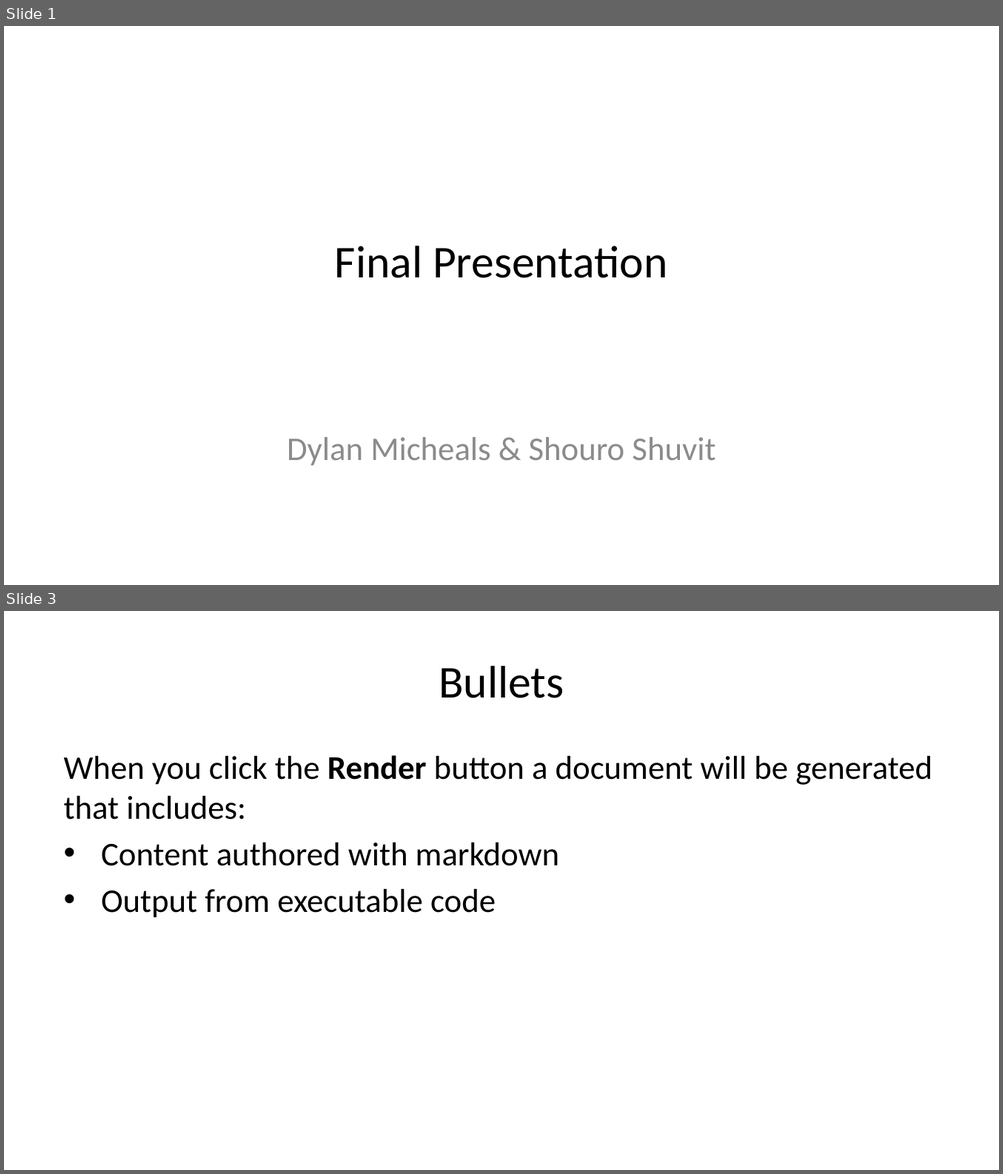
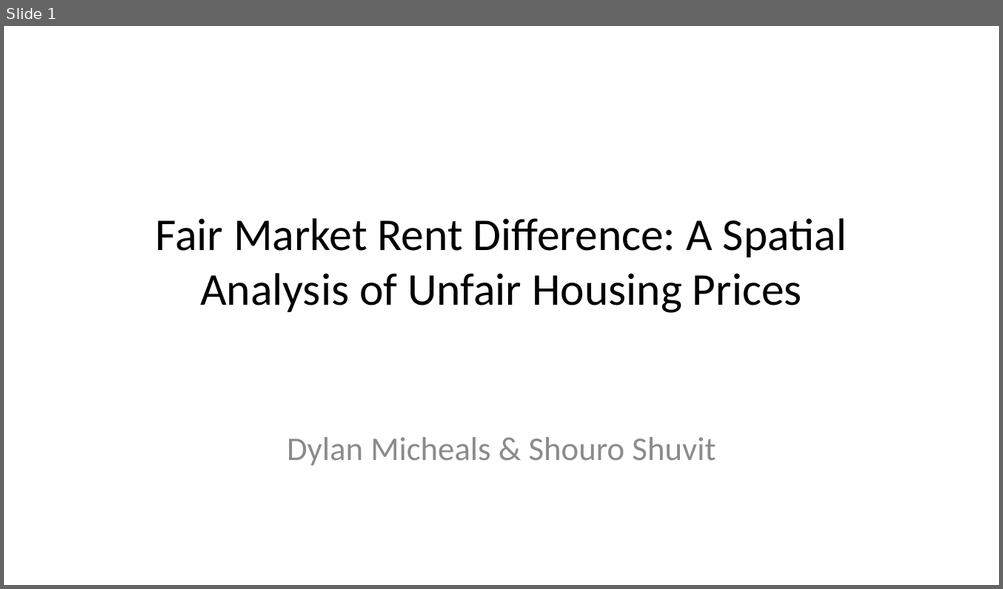
Before and after one commit to dylpickle123780/STAT489_Research_Project, a slide deck: presentation/final-presentation.pptx. Shown one above the other, each under a label of ours: slides 1 and 3 before the commit, slide 1 after it; the slides between them are not shown. The pictures are 1003x1174 and 1003x589 pixels, drawn with LibreOffice and Linux fonts; fonts in the diff are those of the drawing. Boxes give left, top, right and bottom in pixels: in the first picture for what was removed or moved away, otherwise in the second. Text is boxed around its words. In the diff, an @@ line names an element or a change of style, - is before the commit and + after.

```diff
--- a/presentation/final-presentation.pptx
+++ b/presentation/final-presentation.pptx
@@ slide 3 removed at box(4, 611, 999, 1170), background #FFFFFF @@
@@ title removed at box(438, 666, 563, 698) @@
-Bullets
@@ text removed at box(64, 755, 932, 918) @@
-When you click the Render button a document will be generated that includes:
-• Content authored with markdown
-• Output from executable code
@@ slide 1 changed as well @@
@@ title at box(156, 218, 846, 313): text changed @@
-Final Presentation
+Fair Market Rent Difference: A Spatial Analysis of Unfair Housing Prices
```
Also in this commit, not shown: 5 slides added, 2 other slides removed, 1 other file.
